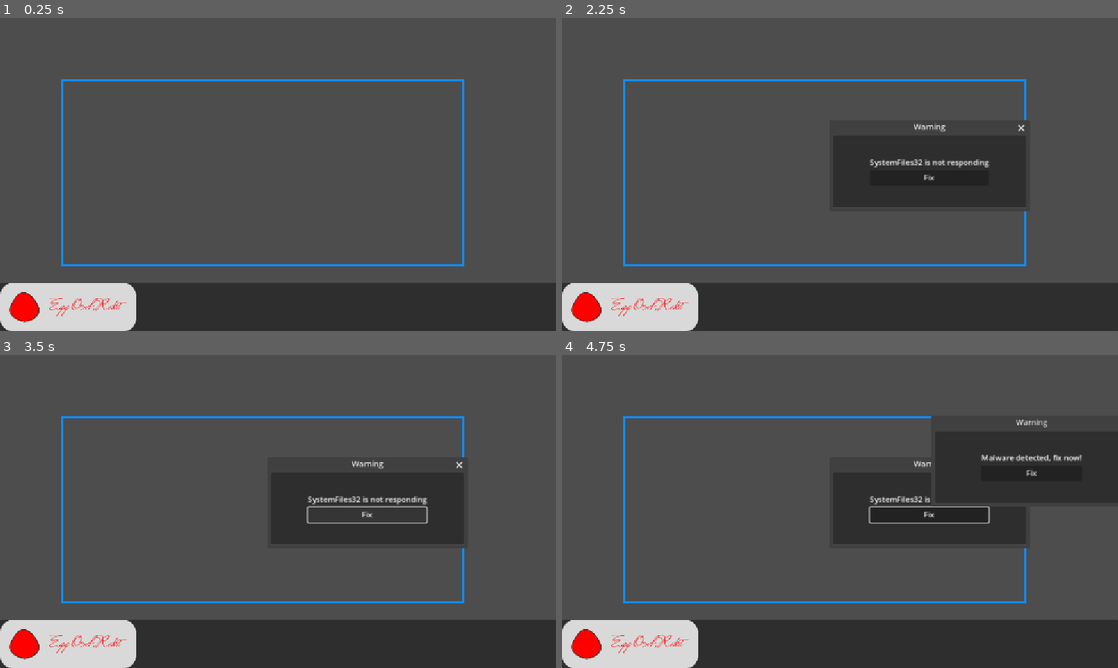
Above: before the commit, frames 1-4 (two rows, left to right).
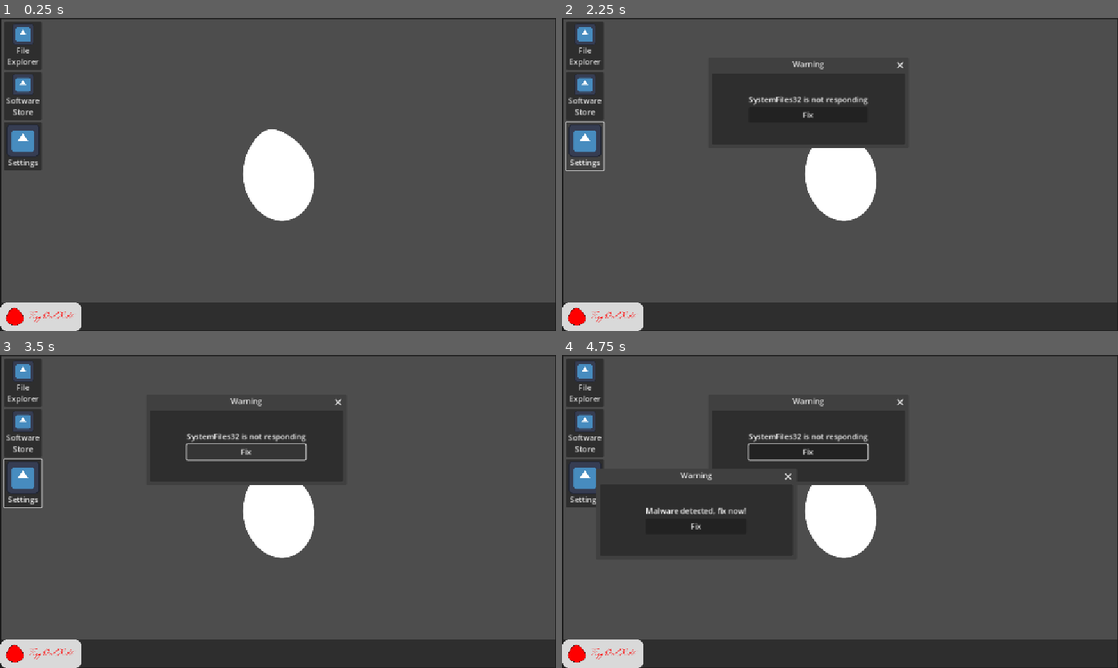
Above: after the commit, the same moments.

Repository: HA-Synchro/VirusControl
Game: Godot game, scene res://scenes/main.tscn
Two runs of this game, one before a commit and one after it. Both use one fixed random seed, a clock stepped at 60 frames per second and the inputs below. The engine's default icon, where the game draws it, is replaced by a stand-in: a white triangle on a blue panel in a dark square.
Inputs (mouse positions are in pixels of both pictures, inside the frame that each line leads up to; where the layout moved, square brackets give the same spot in the first picture):
- Up to frame 1 (0.25 s): no input
- Up to frame 2 (2.25 s): click (584, 46) at 0.5 s, where only the run after the commit has a clickable "File Explorer"; click (584, 96) at 1.25 s, where only the run after the commit has a clickable "Software Store"; click (584, 146) at 2 s, where only the run after the commit has a clickable "Settings"
- Up to frame 3 (3.5 s): click "Fix" at 2.75 s
- Up to frame 4 (4.75 s): click (612, 652) [628, 642] at 3.5 s; click (612, 652) [628, 642] at 4.25 s

The runs differ from the first frame. In frame 1, 15% of the frame differs, in the area x 0-100%, y 0-100%; in frame 2, 27%; in frame 3, 25%; in frame 4, 39%.

Commit message:
OS Desktop

Diff:
--- a/scenes/error_window.tscn
+++ b/scenes/error_window/error_window.tscn
@@ -24,7 +24,7 @@
 
 [node name="Label" type="Label" parent="PanelContainer/CenterContainer"]
 layout_mode = 2
-text = "Your pc got virus!"
+text = "Your pc got skill issue!"
 
 [node name="Button" type="Button" parent="PanelContainer/CenterContainer"]
 layout_mode = 2
--- a/scenes/main.tscn
+++ b/scenes/main.tscn
@@ -1,10 +1,12 @@
-[gd_scene load_steps=6 format=3 uid="uid://bhfme4jtr7hxm"]
+[gd_scene load_steps=8 format=3 uid="uid://bhfme4jtr7hxm"]
 
 [ext_resource type="Script" uid="uid://blukyxbov3cah" path="res://scripts/main.gd" id="1_o5qli"]
-[ext_resource type="PackedScene" uid="uid://bq38ld4mhr5ia" path="res://scenes/error_window.tscn" id="2_0wfyh"]
+[ext_resource type="PackedScene" uid="uid://bq38ld4mhr5ia" path="res://scenes/error_window/error_window.tscn" id="2_0wfyh"]
+[ext_resource type="Texture2D" uid="uid://dojxsqn2mqxub" path="res://assets/EggOsDefaultWallpaper.png" id="3_o6xl0"]
 [ext_resource type="Texture2D" uid="uid://5r7i1h38ggtr" path="res://assets/egg-os-rekt.png" id="3_sugp2"]
 [ext_resource type="Texture2D" uid="uid://qs0d0i6gckum" path="res://assets/egg-os-rekt-hovered.png" id="4_jyhfs"]
 [ext_resource type="Texture2D" uid="uid://c44lx7uwvcmr3" path="res://assets/egg-os-pressed.png" id="4_tbgi4"]
+[ext_resource type="Texture2D" uid="uid://d3rdiyojb2uu4" path="res://icon.svg" id="6_tefeu"]
 
 [node name="Main" type="Control"]
 layout_mode = 3
@@ -15,6 +17,17 @@
 grow_vertical = 2
 script = ExtResource("1_o5qli")
 error_window_scene = ExtResource("2_0wfyh")
+
+[node name="Background" type="TextureRect" parent="."]
+layout_mode = 1
+anchors_preset = 15
+anchor_right = 1.0
+anchor_bottom = 1.0
+grow_horizontal = 2
+grow_vertical = 2
+texture = ExtResource("3_o6xl0")
+expand_mode = 2
+stretch_mode = 5
 
 [node name="WindowSpawnDelay" type="Timer" parent="."]
 wait_time = 2.0
@@ -28,37 +41,63 @@
 offset_bottom = 512.0
 border_color = Color(0.0507812, 0.555054, 1, 1)
 border_width = 4.0
-editor_only = false
 
-[node name="Control" type="Control" parent="."]
+[node name="Control" type="PanelContainer" parent="."]
 layout_mode = 1
 anchors_preset = 12
 anchor_top = 1.0
 anchor_right = 1.0
 anchor_bottom = 1.0
-offset_top = -100.0
+offset_top = -60.0
 grow_horizontal = 2
 grow_vertical = 0
 
-[node name="Panel" type="Panel" parent="Control"]
-layout_mode = 1
-anchors_preset = 15
-anchor_right = 1.0
-anchor_bottom = 1.0
-grow_horizontal = 2
-grow_vertical = 2
-
 [node name="TextureButton" type="TextureButton" parent="Control"]
-layout_mode = 1
-anchors_preset = 2
-anchor_top = 1.0
-anchor_bottom = 1.0
-offset_top = -100.0
-offset_right = 281.0
-grow_vertical = 0
+custom_minimum_size = Vector2(200, 60)
+layout_mode = 2
+size_flags_horizontal = 0
+size_flags_vertical = 4
 texture_normal = ExtResource("3_sugp2")
 texture_pressed = ExtResource("4_tbgi4")
 texture_hover = ExtResource("4_jyhfs")
 texture_focused = ExtResource("3_sugp2")
+ignore_texture_size = true
+stretch_mode = 4
+
+[node name="DesktopItems" type="GridContainer" parent="."]
+layout_mode = 0
+offset_left = 8.0
+offset_top = 7.0
+offset_right = 336.0
+offset_bottom = 211.0
+
+[node name="FileExplorer" type="Button" parent="DesktopItems"]
+custom_minimum_size = Vector2(40, 100)
+layout_mode = 2
+text = "File
+Explorer"
+icon = ExtResource("6_tefeu")
+icon_alignment = 1
+vertical_icon_alignment = 0
+expand_icon = true
+
+[node name="SoftwareStore" type="Button" parent="DesktopItems"]
+custom_minimum_size = Vector2(40, 100)
+layout_mode = 2
+text = "Software
+Store"
+icon = ExtResource("6_tefeu")
+icon_alignment = 1
+vertical_icon_alignment = 0
+expand_icon = true
+
+[node name="Settings" type="Button" parent="DesktopItems"]
+custom_minimum_size = Vector2(40, 100)
+layout_mode = 2
+text = "Settings"
+icon = ExtResource("6_tefeu")
+icon_alignment = 1
+vertical_icon_alignment = 0
+expand_icon = true
 
 [connection signal="timeout" from="WindowSpawnDelay" to="." method="_on_window_spawn_delay_timeout"]
--- a/scripts/main.gd
+++ b/scripts/main.gd
@@ -5,8 +5,8 @@
 
 func create_new_window() -> void:
 	var error_window_instance = error_window_scene.instantiate()
-	var random_position_x = randi_range(spawn_area.pivot_offset.x, spawn_area.size.x)
-	var random_position_y = randi_range(spawn_area.pivot_offset.y, spawn_area.size.y)
+	var random_position_x = randf_range(spawn_area.pivot_offset.x, spawn_area.size.x)
+	var random_position_y = randf_range(spawn_area.pivot_offset.y, spawn_area.size.y)
 	error_window_instance.position = Vector2(random_position_x, random_position_y)
 	add_child(error_window_instance)
 
Binary file added: assets/EggOsDefaultWallpaper.png
Not shown, added: assets/EggOsDefaultWallpaper.png.import
